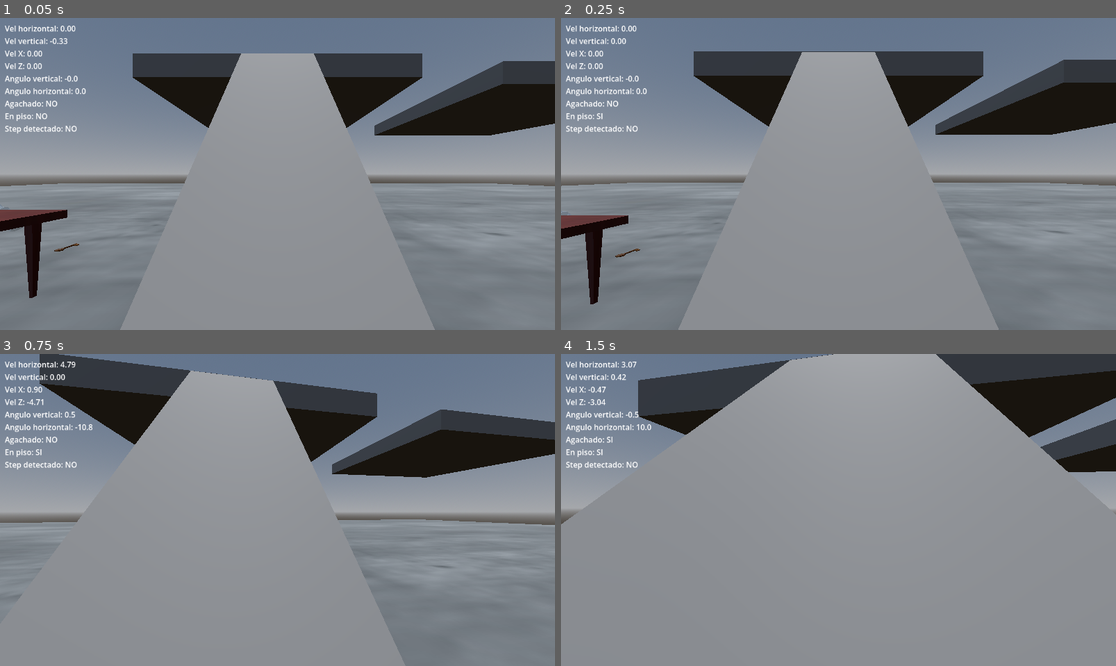
Above: before the commit, frames 1-4 (two rows, left to right).
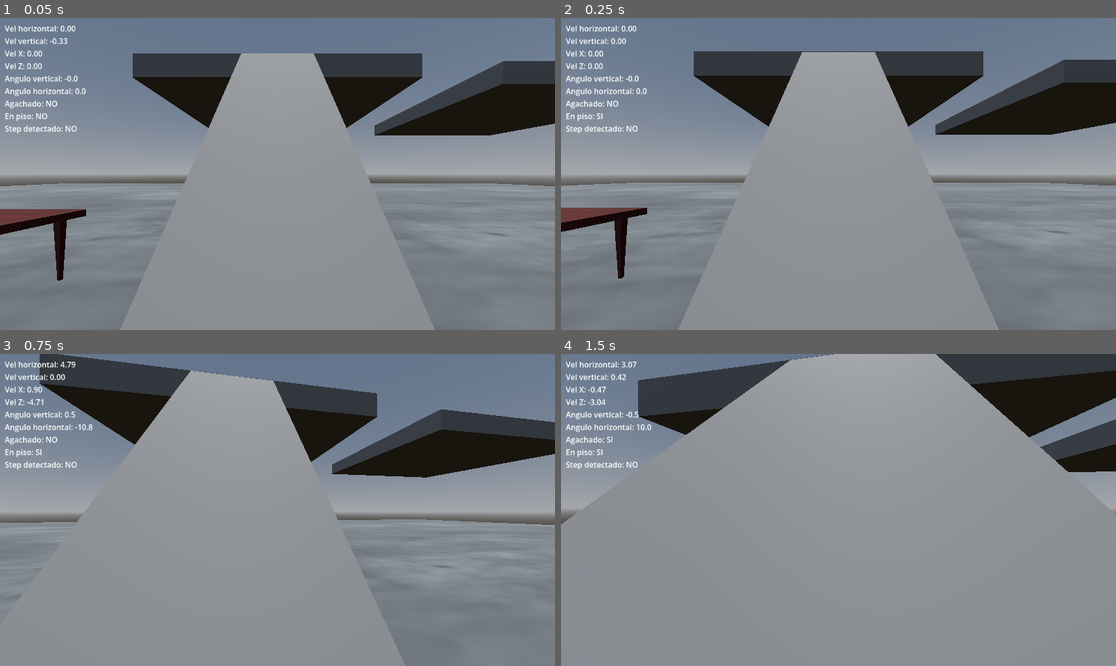
Above: after the commit, the same moments.

Repository: ElVerdulero2001/tun-tun-tun-sahur-el-juego-copia-de-Peripeteia-
Game: Godot game, scene res://scenes/movement_test.tscn
The game is run twice, just before and just after one commit, with the same random seed, the same clock (stepped at 60 frames per second) and the same inputs. This scene is started directly instead of the project's main scene.
Inputs (mouse positions are in pixels of both pictures, inside the frame that each line leads up to):
- Up to frame 1 (0.05 s): no input
- Up to frame 2 (0.25 s): no input
- Up to frame 3 (0.75 s): tap Enter at 0.5 s; move the mouse to (305, 510) at 0.52 s; hold W (move_forward) from 0.53 s (still down); hold E (interactuar) from 0.53 s (still down)
- Up to frame 4 (1.5 s): keep holding W (move_forward); tap Space (jump) at 0.77 s; move the mouse to (810, 510) at 1.27 s; release E (interactuar) at 1.28 s; tap Ctrl (crouch) at 1.35 s

The runs differ from the first frame. In frame 1, 1.2% of the frame differs, in the area x 0-16%, y 61-90%; in frame 2, 1.6%, in the area x 0-16%, y 60-92%; in frame 3, nothing differs; in frame 4, nothing differs.

Commit message:
arregle catalogo con load en lugar de preload, reconstrui mesa y llave

Diff:
--- a/assets/data/collectibles/ammo/municion_9mm.tres
+++ b/assets/data/collectibles/ammo/municion_9mm.tres
@@ -8,6 +8,6 @@
 descripcion = "Municion estandar de 9mm"
 tipo = "municion"
 es_recogible = true
-peso = 0.2
-municion = 15
+peso = 0.1
+municion = 20
 metadata/_custom_type_script = "uid://d3keoy2al2m6a"
--- a/assets/data/collectibles/consumables/key.tres
+++ b/assets/data/collectibles/consumables/key.tres
@@ -8,5 +8,5 @@
 descripcion = "Llave para abrir puertas"
 tipo = "collectible"
 es_recogible = true
-peso = 0.01
+peso = 0.015
 metadata/_custom_type_script = "uid://d3keoy2al2m6a"
--- /dev/null
+++ b/assets/data/collectibles/consumables/sable.tres
@@ -0,0 +1,12 @@
+[gd_resource type="Resource" script_class="ItemData" format=3 uid="uid://s5ycp1augdjr"]
+
+[ext_resource type="Script" uid="uid://d3keoy2al2m6a" path="res://scripts/item_data.gd" id="1_0siwt"]
+
+[resource]
+script = ExtResource("1_0siwt")
+nombre = "Sable de San Martin"
+descripcion = "Sable del mas grande procer"
+tipo = "collectible"
+es_recogible = true
+peso = 2.0
+metadata/_custom_type_script = "uid://d3keoy2al2m6a"
--- a/assets/data/non_collectibles/mesa.tres
+++ b/assets/data/non_collectibles/mesa.tres
@@ -7,4 +7,5 @@
 nombre = "Mesa"
 descripcion = "Mesa"
 tipo = "prop"
+peso = 12.0
 metadata/_custom_type_script = "uid://d3keoy2al2m6a"
--- a/project.godot
+++ b/project.godot
@@ -14,6 +14,11 @@
 run/main_scene="uid://cv5ym8d32f5mp"
 config/features=PackedStringArray("4.6", "Forward Plus")
 config/icon="res://icon.svg"
+
+[autoload]
+
+Catalogo="*uid://hqqps24vrcnr"
+Inventario="*uid://ctadtowboqcwg"
 
 [input]
 
--- a/scenes/movement_test.tscn
+++ b/scenes/movement_test.tscn
@@ -13,6 +13,7 @@
 [ext_resource type="Script" uid="uid://b8651sadk2hwi" path="res://scripts/interactable.gd" id="10_s4463"]
 [ext_resource type="PackedScene" uid="uid://cqvywu8qgc4ic" path="res://scenes/hud.tscn" id="13_jo1an"]
 [ext_resource type="PackedScene" uid="uid://c0qytjvt5exhd" path="res://scenes/props/llave_comun_1.tscn" id="16_ayrel"]
+[ext_resource type="PackedScene" uid="uid://ce5sanae8y4jr" path="res://scenes/props/sable_san_martin_1.tscn" id="16_ch6f5"]
 [ext_resource type="PackedScene" uid="uid://bmknlxq61koen" path="res://scenes/props/mesa_standar_1.tscn" id="18_st15v"]
 [ext_resource type="PackedScene" uid="uid://derv7f5stbi5f" path="res://scenes/props/botella_standar_1.tscn" id="19_rjjiw"]
 
@@ -150,15 +151,18 @@
 [node name="HUD" parent="." unique_id=1676478594 node_paths=PackedStringArray("raycast") instance=ExtResource("13_jo1an")]
 raycast = NodePath("../player/player/Camera3D/raycast_interaccion")
 
-[node name="mesa_standar_1" parent="." unique_id=107140109 instance=ExtResource("18_st15v")]
-transform = Transform3D(1, 0, 0, 0, 1, 0, 0, 0, 1, -4.6788864, 0.19550133, -2.3654726)
-
 [node name="botella_standar_1" parent="." unique_id=1598823837 instance=ExtResource("19_rjjiw")]
-transform = Transform3D(0.7172269, -0.69683963, 0, 0.69683963, 0.7172268, 0, 0, 0, 0.9999999, -7.2728124, 0.37655032, -5.9735284)
+transform = Transform3D(0.9999999, 0, 0, 0, 0.99999994, 0, 0, 0, 0.9999999, -6.1183968, 1.2745622, -2.928712)
 mass = 2.0
 
-[node name="llave_comun_1" parent="." unique_id=156850456 instance=ExtResource("16_ayrel")]
-transform = Transform3D(1, 0, 0, 0, 1, 0, 0, 0, 1, -4.4647193, 0.32624185, -4.5864763)
+[node name="sable_san_martin_1" parent="." unique_id=1154772102 instance=ExtResource("16_ch6f5")]
+transform = Transform3D(1, 0, 0, 0, 1, 0, 0, 0, 1, -4.7139072, 1.3139825, -3.0633163)
+
+[node name="mesa_standar_1" parent="." unique_id=389089462 instance=ExtResource("18_st15v")]
+transform = Transform3D(1, 0, 0, 0, 1, 0, 0, 0, 1, -5, 0.09225929, -3)
+
+[node name="llave_comun_1" parent="." unique_id=625194610 instance=ExtResource("16_ayrel")]
+transform = Transform3D(1, 0, 0, 0, 1, 0, 0, 0, 1, -4.151903, 1.3016548, -2.4619324)
 
 [editable path="player"]
 [editable path="player/player/Camera3D/raycast_interaccion"]
--- a/scenes/props/botella_standar_1.tscn
+++ b/scenes/props/botella_standar_1.tscn
@@ -14,8 +14,8 @@
 script = ExtResource("1_2fu4y")
 data = ExtResource("2_3xdfp")
 
-[node name="botella_horrible4" parent="." unique_id=913309584 instance=ExtResource("3_w7sxs")]
-
 [node name="cilindro" type="CollisionShape3D" parent="." unique_id=1579411691]
 transform = Transform3D(1, 0, 0, 0, 1, 0, 0, 0, 1, 0, 0.5471033, 0)
 shape = SubResource("CylinderShape3D_g4t4m")
+
+[node name="botella_horrible4" parent="." unique_id=913309584 instance=ExtResource("3_w7sxs")]
--- a/scenes/props/llave_comun_1.tscn
+++ b/scenes/props/llave_comun_1.tscn
@@ -4,17 +4,17 @@
 [ext_resource type="Resource" uid="uid://dcmxocufit3pl" path="res://assets/data/collectibles/consumables/key.tres" id="2_ac8da"]
 [ext_resource type="PackedScene" uid="uid://c5vwhwuprkqfu" path="res://assets/models/collectibles/llave2.glb" id="3_4cwt5"]
 
-[sub_resource type="BoxShape3D" id="BoxShape3D_f5nse"]
-size = Vector3(0.18, 0.08, 0.45)
+[sub_resource type="BoxShape3D" id="BoxShape3D_4cwt5"]
+size = Vector3(0.5, 0.085, 0.2)
 
-[node name="llave_comun_1" type="RigidBody3D" unique_id=156850456]
+[node name="llave_comun_1" type="RigidBody3D" unique_id=625194610]
 collision_layer = 10
 collision_mask = 9
 script = ExtResource("1_4cwt5")
 data = ExtResource("2_ac8da")
 
-[node name="CollisionShape3D" type="CollisionShape3D" parent="." unique_id=1688255668]
-shape = SubResource("BoxShape3D_f5nse")
+[node name="llave2" parent="." unique_id=1875975665 instance=ExtResource("3_4cwt5")]
+transform = Transform3D(-4.3711385e-08, 0, -0.99999994, 0, 1, 0, 0.99999994, 0, -4.3711385e-08, -0.1425285, 0.002354689, 0)
 
-[node name="llave2" parent="." unique_id=1875975665 instance=ExtResource("3_4cwt5")]
-transform = Transform3D(1, 0, 0, 0, 1, 0, 0, 0, 1, 0, 0, 0.14170259)
+[node name="CollisionShape3D" type="CollisionShape3D" parent="." unique_id=260852261]
+shape = SubResource("BoxShape3D_4cwt5")
--- a/scenes/props/mesa_standar_1.tscn
+++ b/scenes/props/mesa_standar_1.tscn
@@ -4,22 +4,22 @@
 [ext_resource type="Resource" uid="uid://undo17gx4vw4" path="res://assets/data/non_collectibles/mesa.tres" id="2_ltqmi"]
 [ext_resource type="PackedScene" uid="uid://cp3i3p8f71hco" path="res://assets/models/no_collectibles/mesa_fea_9.glb" id="3_eyrvg"]
 
+[sub_resource type="BoxShape3D" id="BoxShape3D_qpm16"]
+size = Vector3(0.2, 1.01, 0.2)
+
+[sub_resource type="BoxShape3D" id="BoxShape3D_ltqmi"]
+size = Vector3(0.2, 1.01, 0.2)
+
+[sub_resource type="BoxShape3D" id="BoxShape3D_eyrvg"]
+size = Vector3(0.2, 1.01, 0.2)
+
 [sub_resource type="BoxShape3D" id="BoxShape3D_ikxew"]
-size = Vector3(0.22, 1, 0.22)
+size = Vector3(0.2, 1.01, 0.2)
 
 [sub_resource type="BoxShape3D" id="BoxShape3D_prv31"]
-size = Vector3(0.22, 1, 0.22)
+size = Vector3(3.355, 0.145, 1.69)
 
-[sub_resource type="BoxShape3D" id="BoxShape3D_ej6dp"]
-size = Vector3(0.22, 1, 0.22)
-
-[sub_resource type="BoxShape3D" id="BoxShape3D_1x4wt"]
-size = Vector3(0.22, 1, 0.22)
-
-[sub_resource type="BoxShape3D" id="BoxShape3D_db65g"]
-size = Vector3(3.365, 0.15, 1.695)
-
-[node name="mesa_standar_1" type="RigidBody3D" unique_id=107140109]
+[node name="mesa_standar_1" type="RigidBody3D" unique_id=389089462]
 collision_layer = 10
 collision_mask = 9
 script = ExtResource("1_qpm16")
@@ -27,22 +27,22 @@
 
 [node name="mesa_fea_9" parent="." unique_id=879468227 instance=ExtResource("3_eyrvg")]
 
-[node name="pata_1" type="CollisionShape3D" parent="." unique_id=324417495]
-transform = Transform3D(1, 0, 0, 0, 1, 0, 0, 0, 1, 1.443, 0.56, 0.612)
+[node name="pata1" type="CollisionShape3D" parent="." unique_id=470371433]
+transform = Transform3D(1, 0, 0, 0, 1, 0, 0, 0, 1, -1.443, 0.555, 0.6106605)
+shape = SubResource("BoxShape3D_qpm16")
+
+[node name="pata2" type="CollisionShape3D" parent="." unique_id=1196626252]
+transform = Transform3D(1, 0, 0, 0, 1, 0, 0, 0, 1, -1.449, 0.555, -0.611)
+shape = SubResource("BoxShape3D_ltqmi")
+
+[node name="pata3" type="CollisionShape3D" parent="." unique_id=626816136]
+transform = Transform3D(1, 0, 0, 0, 1, 0, 0, 0, 1, 1.44, 0.555, -0.61)
+shape = SubResource("BoxShape3D_eyrvg")
+
+[node name="pata4" type="CollisionShape3D" parent="." unique_id=1027687103]
+transform = Transform3D(1, 0, 0, 0, 1, 0, 0, 0, 1, 1.44, 0.555, 0.61)
 shape = SubResource("BoxShape3D_ikxew")
 
-[node name="pata_2" type="CollisionShape3D" parent="." unique_id=423890009]
-transform = Transform3D(1, 0, 0, 0, 1, 0, 0, 0, 1, 1.443, 0.56, -0.612)
+[node name="tabla" type="CollisionShape3D" parent="." unique_id=1368665823]
+transform = Transform3D(1, 0, 0, 0, 1, 0, 0, 0, 1, 0, 1.1191161, 0)
 shape = SubResource("BoxShape3D_prv31")
-
-[node name="pata_3" type="CollisionShape3D" parent="." unique_id=506830744]
-transform = Transform3D(1, 0, 0, 0, 1, 0, 0, 0, 1, -1.443, 0.56, 0.612)
-shape = SubResource("BoxShape3D_ej6dp")
-
-[node name="pata_4" type="CollisionShape3D" parent="." unique_id=580888604]
-transform = Transform3D(1, 0, 0, 0, 1, 0, 0, 0, 1, -1.443, 0.56, -0.61)
-shape = SubResource("BoxShape3D_1x4wt")
-
-[node name="tablero" type="CollisionShape3D" parent="." unique_id=292230510]
-transform = Transform3D(1, 0, 0, 0, 1, 0, 0, 0, 1, 0, 1.1150389, 0)
-shape = SubResource("BoxShape3D_db65g")
--- /dev/null
+++ b/scenes/props/sable_san_martin_1.tscn
@@ -0,0 +1,21 @@
+[gd_scene format=3 uid="uid://ce5sanae8y4jr"]
+
+[ext_resource type="PackedScene" uid="uid://bhr8u0r0meas0" path="res://assets/models/collectibles/machetedesanmartin4.glb" id="1_et5r5"]
+[ext_resource type="Script" uid="uid://b8651sadk2hwi" path="res://scripts/interactable.gd" id="1_kchcn"]
+[ext_resource type="Resource" uid="uid://s5ycp1augdjr" path="res://assets/data/collectibles/consumables/sable.tres" id="2_idbr6"]
+
+[sub_resource type="BoxShape3D" id="BoxShape3D_kchcn"]
+size = Vector3(1.82, 0.1, 0.315)
+
+[node name="sable_san_martin_1" type="RigidBody3D" unique_id=1154772102]
+collision_layer = 10
+collision_mask = 9
+script = ExtResource("1_kchcn")
+data = ExtResource("2_idbr6")
+
+[node name="machetedesanmartin4" parent="." unique_id=578579898 instance=ExtResource("1_et5r5")]
+transform = Transform3D(1, 0, 0, 0, 1, 0, 0, 0, 1, 0.01, 0, 0.086)
+
+[node name="CollisionShape3D" type="CollisionShape3D" parent="." unique_id=591493475]
+transform = Transform3D(1, 0, 0, 0, 1, 0, 0, 0, 1, 0, 0.005, 0)
+shape = SubResource("BoxShape3D_kchcn")
--- /dev/null
+++ b/scripts/catalogo.gd
@@ -0,0 +1,12 @@
+extends Node
+
+var prefabs = {
+	"botella": "res://scenes/props/botella_standar_1.tscn",
+	"sable": "res://scenes/props/sable_san_martin_1.tscn",
+	"llave": "res://scenes/props/llave_comun_1.tscn",
+}
+
+func get_prefab(tipo: String) -> PackedScene:
+	if not prefabs.has(tipo):
+		return null
+	return load(prefabs[tipo])
--- a/scripts/interactable.gd
+++ b/scripts/interactable.gd
@@ -6,6 +6,7 @@
 	if data == null:
 		return
 	if data.es_recogible:
+		Inventario.agregar_item(data)
 		queue_free.call_deferred()
 	else:
 		print("Este objeto no se puede recoger")
--- /dev/null
+++ b/scripts/inventario.gd
@@ -0,0 +1,25 @@
+extends Node
+
+var items: Array = []
+
+func agregar_item(data: ItemData) -> void:
+	items.append(data)
+	print("Item agregado: ", data.nombre)
+	print("Inventario actual: ", items.size(), " items")
+
+func devolver_item(data: ItemData, posicion: Vector3) -> void:
+	var escena = Catalogo.get_prefab(data.tipo)
+	if escena == null:
+		print("Error: no existe prefab para el tipo '", data.tipo, "' en el catalogo")
+		return
+	var instancia = escena.instantiate()
+	instancia.global_position = posicion
+	get_tree().current_scene.add_child(instancia)
+	items.erase(data)
+	print("Item devuelto: ", data.nombre)
+
+func mostrar_inventario() -> void:
+	print("=== INVENTARIO ===")
+	for item in items:
+		print("- ", item.nombre)
+	print("==================")
Binary file added: assets/models/collectibles/machetedesanmartin4.glb
Not shown, added: assets/models/collectibles/machetedesanmartin4.glb.import
Binary file added: assets/textures/machetedesanmartin4_bronze_1.webp
Not shown, added: assets/textures/machetedesanmartin4_bronze_1.webp.import
Binary file added: assets/textures/machetedesanmartin4_damascus_steel_1.webp
Not shown, added: assets/textures/machetedesanmartin4_damascus_steel_1.webp.import
Binary file added: assets/textures/machetedesanmartin4_wood_black_1.webp
Not shown, added: assets/textures/machetedesanmartin4_wood_black_1.webp.import
Not shown, added: scripts/catalogo.gd.uid
Not shown, added: scripts/inventario.gd.uid
